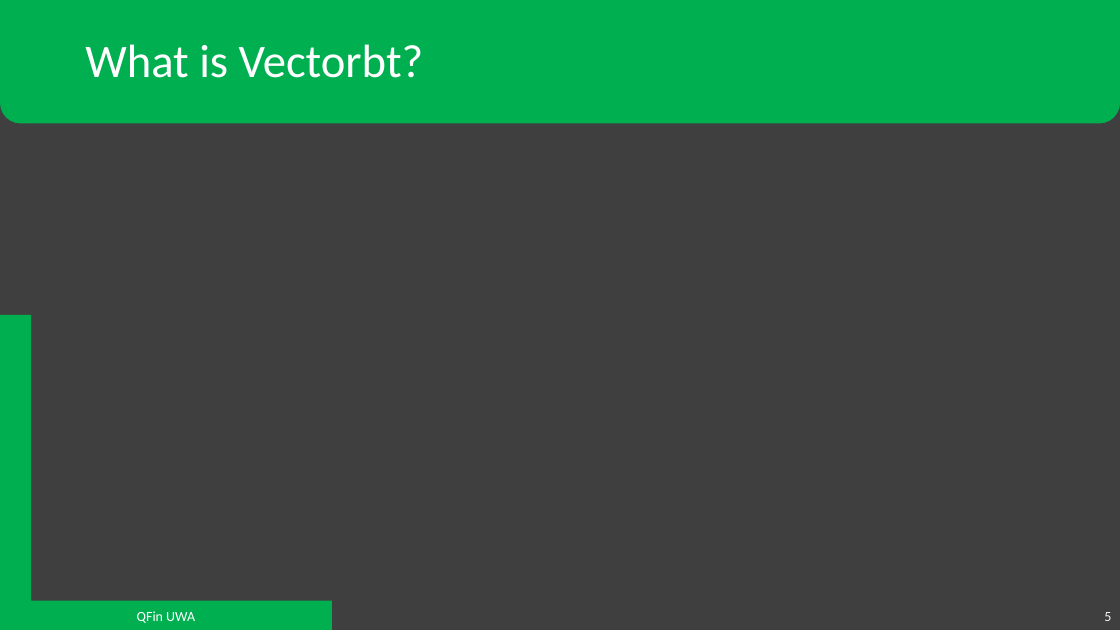
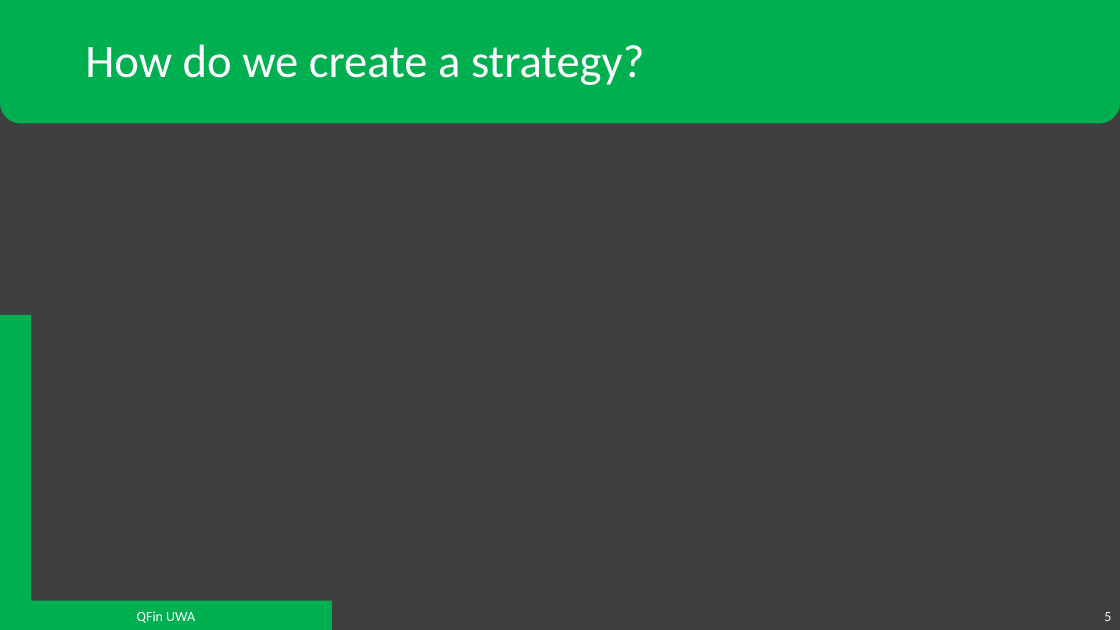
Before and after one commit to QFinUWA/Mean-Reversion-Trading-Team-Project-Semester-1-2022, a slide deck: slide 5 of Mean Reversion - Project Semester 1 2022.pptx. Drawn at 1120x630 pixels with LibreOffice and Linux fonts; fonts in the diff are those of the drawing. Boxes give left, top, right and bottom in pixels: in the first picture for what was removed or moved away, otherwise in the second. Text is boxed around its words. In the diff, an @@ line names an element or a change of style, - is before the commit and + after.

```diff
--- a/Mean Reversion - Project Semester 1 2022.pptx
+++ b/Mean Reversion - Project Semester 1 2022.pptx
@@ title at (85, 44, 644, 85): text changed @@
-What is Vectorbt?
+How do we create a strategy?
```
Also in this commit, not shown: 1 other slide changed, 1 other file.
